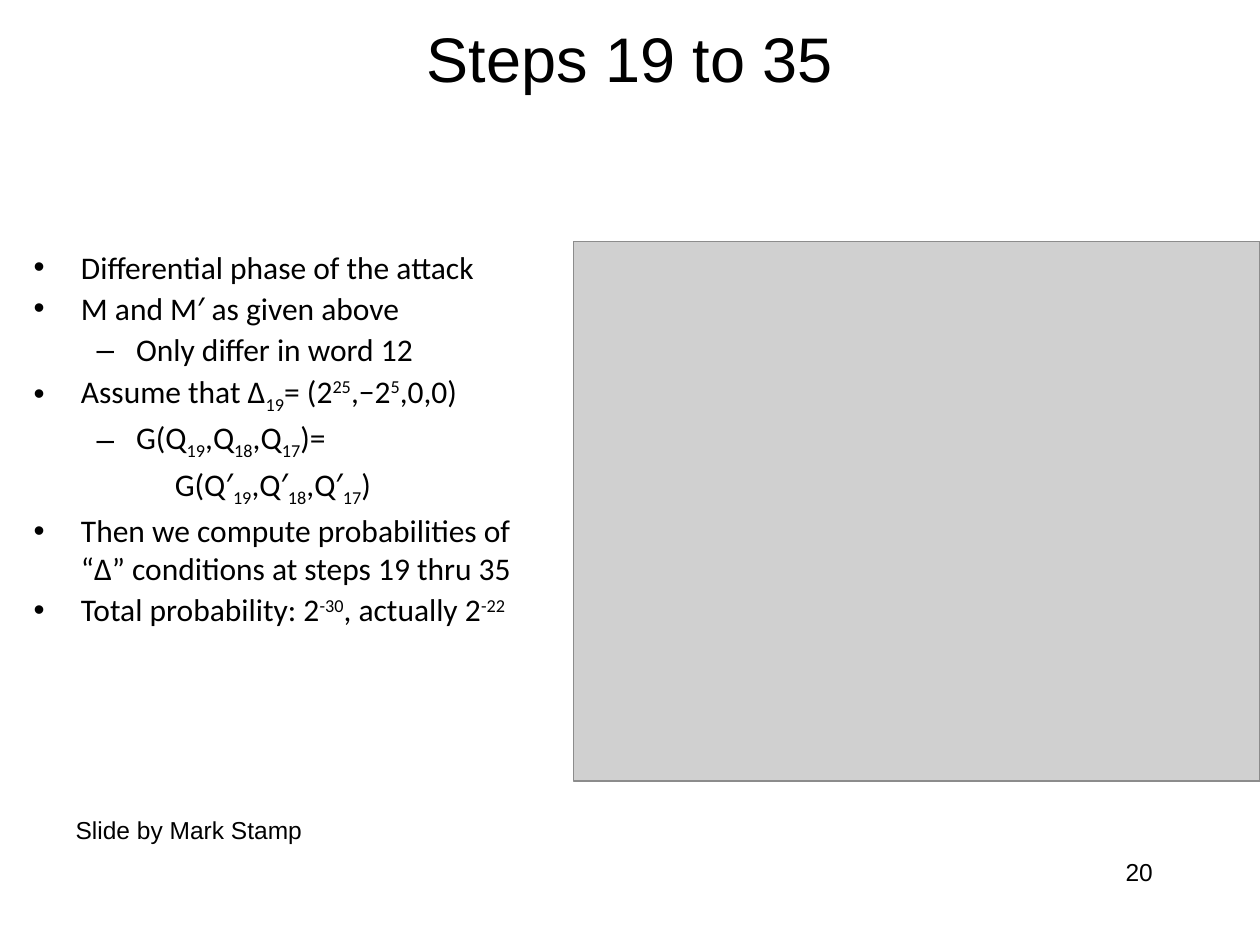
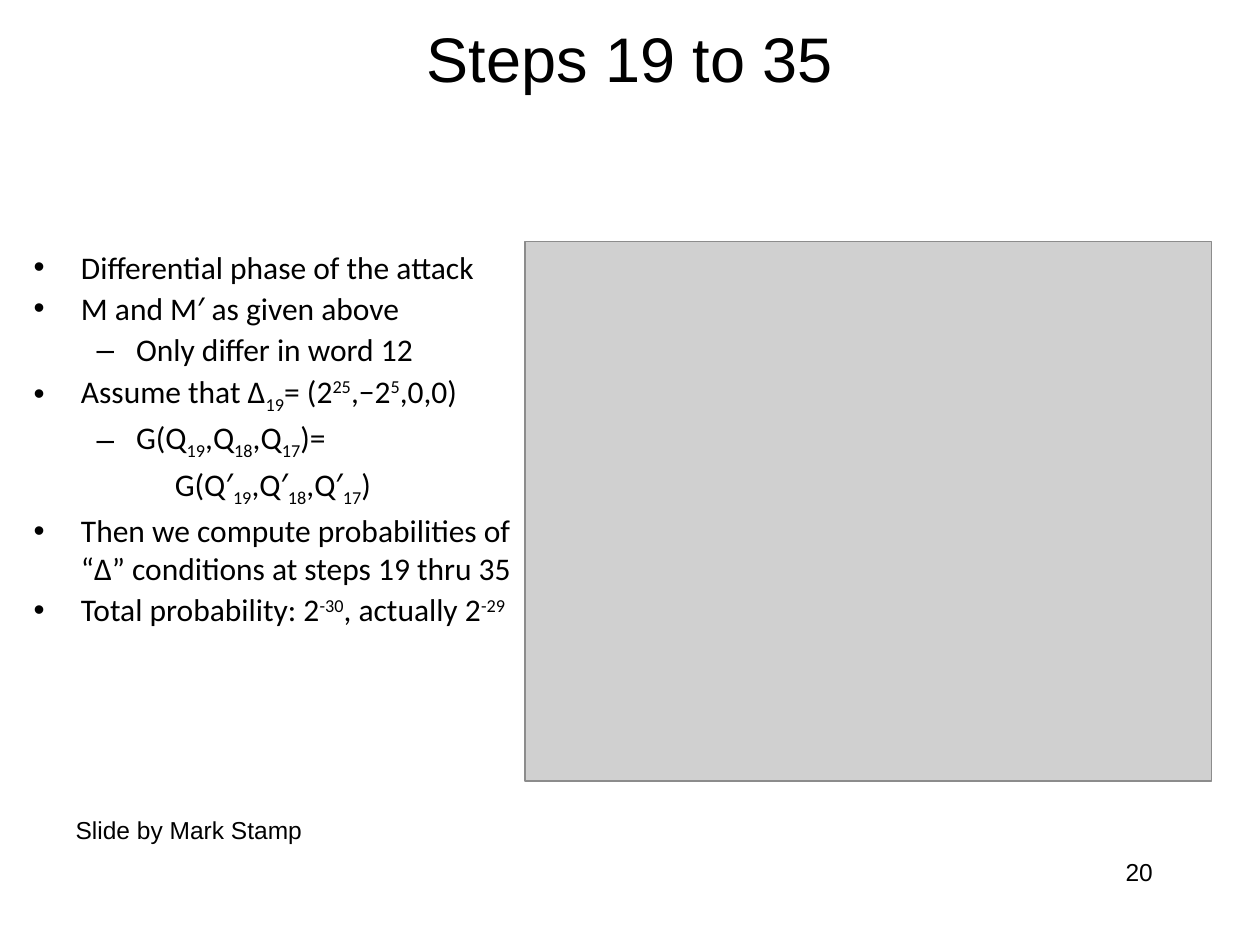
Before and after one commit to jlmucb/class_notes, a slide deck: slide 20 of BerkeleyClass/CS290Spring2013/Lectures/Cryptoclass6.pptx. Drawn at 1260x945 pixels with LibreOffice and Linux fonts; fonts in the diff are those of the drawing; grey boxes stand for pictures. Boxes give left, top, right and bottom in pixels: in the first picture for what was removed or moved away, otherwise in the second. Text is boxed around its words. In the diff, an @@ line names an element or a change of style, - is before the commit and + after.

```diff
--- a/BerkeleyClass/CS290Spring2013/Lectures/Cryptoclass6.pptx
+++ b/BerkeleyClass/CS290Spring2013/Lectures/Cryptoclass6.pptx
@@ picture moved from (x1=573, y1=242, x2=1260, y2=781) to (x1=525, y1=242, x2=1212, y2=781) @@
@@ text at (x1=81, y1=599, x2=505, y2=626): text changed @@
-• Total probability: 2-30, actually 2-22
+• Total probability: 2-30, actually 2-29
```
Also in this commit, not shown: 3 other slides changed.
